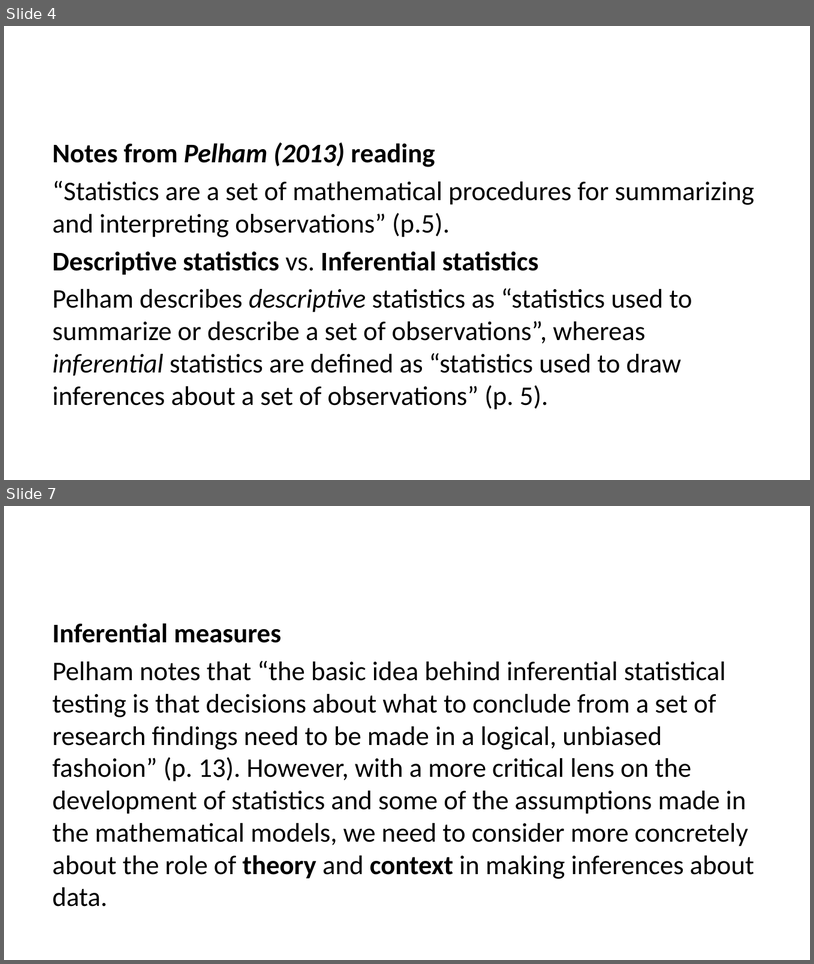
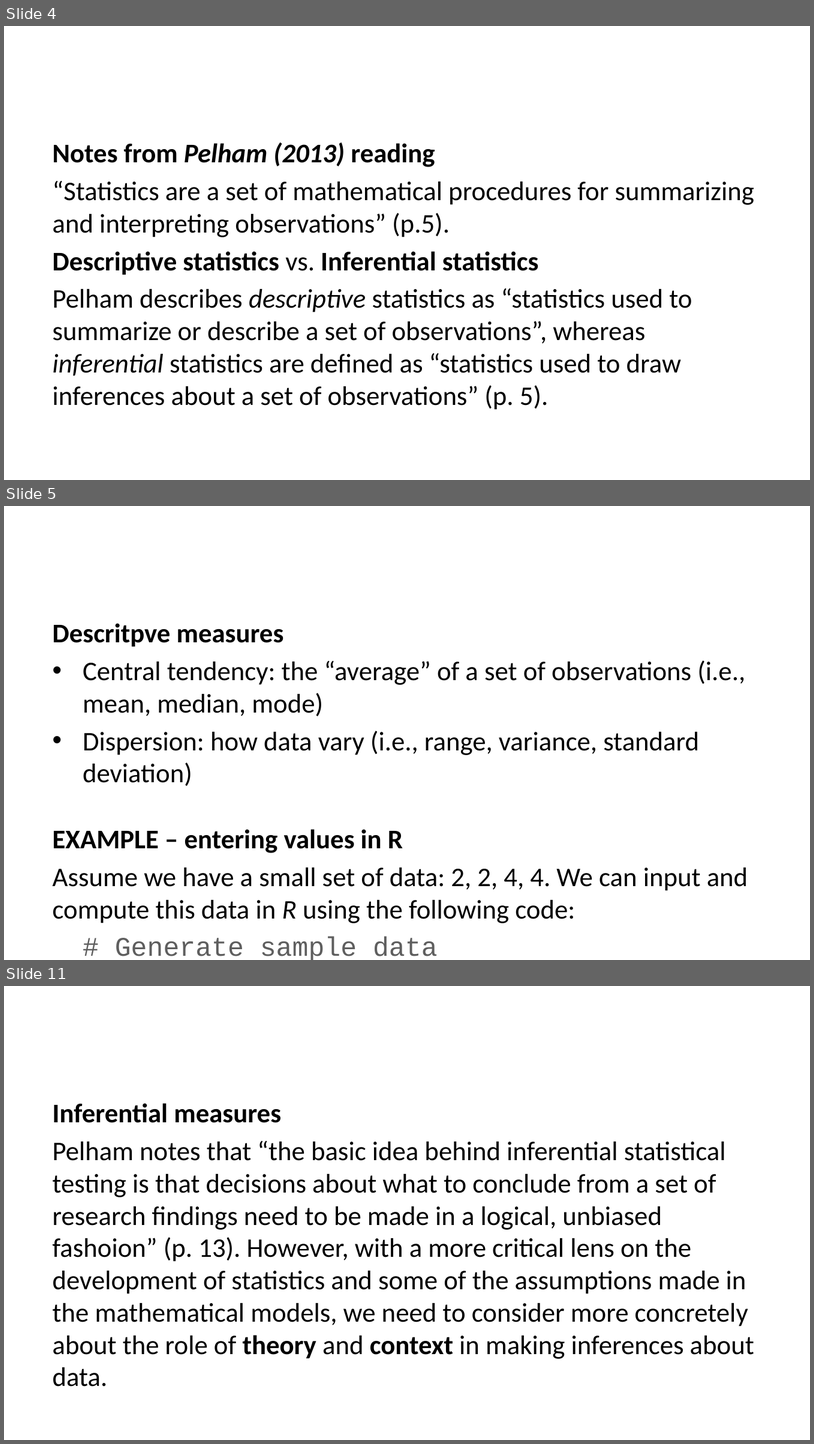
Before and after one commit to data-202/fa24, a slide deck: docs/weeks/week02.pptx. Shown one above the other, each under a label of ours: slides 4 and 7 before the commit, slides 4, 5 and 11 after it; the slides between them are not shown. The pictures are 814x964 and 814x1444 pixels, drawn with LibreOffice and Linux fonts; fonts in the diff are those of the drawing. Boxes give left, top, right and bottom in pixels: in the first picture for what was removed or moved away, otherwise in the second. Text is boxed around its words. In the diff, an @@ line names an element or a change of style, - is before the commit and + after.

```diff
--- a/docs/weeks/week02.pptx
+++ b/docs/weeks/week02.pptx
@@ slide 5 added at <box>4,506,810,960</box>, background #FFFFFF @@
@@ text added at <box>53,623,748,923</box>, 24 pt, text #000000 @@
+Descritpve measures
+• Central tendency: the “average” of a set of observations (i.e., mean, median, mode)
+• Dispersion: how data vary (i.e., range, variance, standard deviation)
+EXAMPLE – entering values in R
+Assume we have a small set of data: 2, 2, 4, 4. We can input and compute this data in R using the following code:
+# Generate sample data
+x <- c(2, 2, 4, 4)
@@ what was slide 7 is now slide 11 @@
```
Also in this commit, not shown: 1 slide changed, 3 other slides added, 35 other files.
